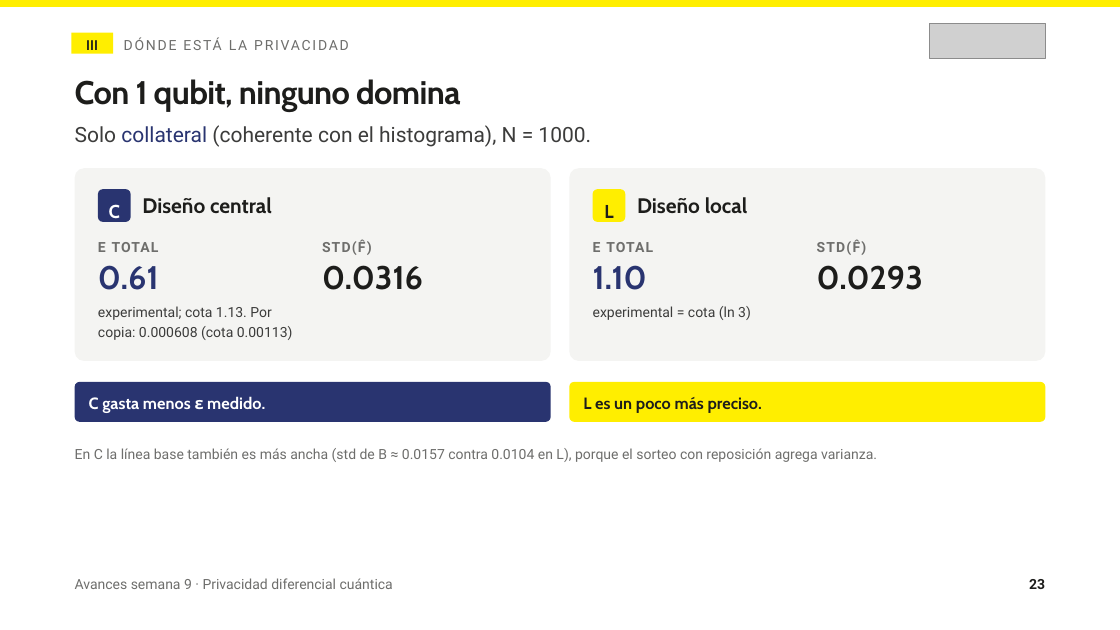
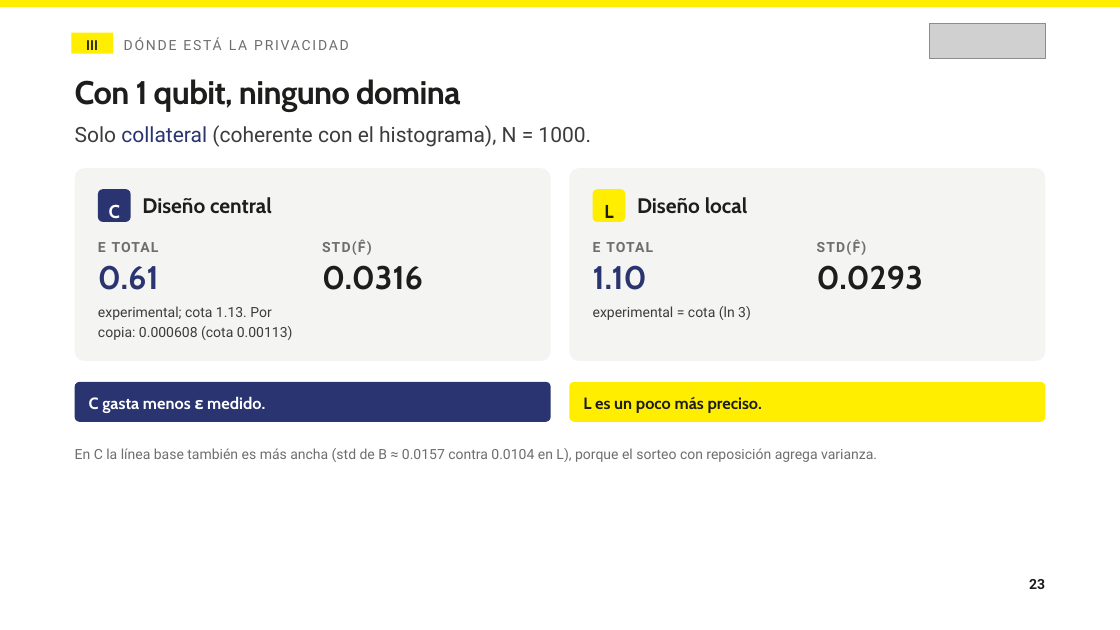
Before and after one commit to tomasSiSa18/TesisPregrado, a slide deck: slide 23 of PresentacionSemana10/Avances semana 10.pptx. Drawn at 1120x630 pixels with LibreOffice and Linux fonts; fonts in the diff are those of the drawing; grey boxes stand for pictures. Boxes give left, top, right and bottom in pixels: in the first picture for what was removed or moved away, otherwise in the second. Text is boxed around its words. In the diff, an @@ line names an element or a change of style, - is before the commit and + after.

```diff
--- a/PresentacionSemana10/Avances semana 10.pptx
+++ b/PresentacionSemana10/Avances semana 10.pptx
@@ text removed at (x1=75, y1=578, x2=393, y2=589) @@
-Avances semana 9 · Privacidad diferencial cuántica
```
Also in this commit, not shown: 37 other slides changed.
